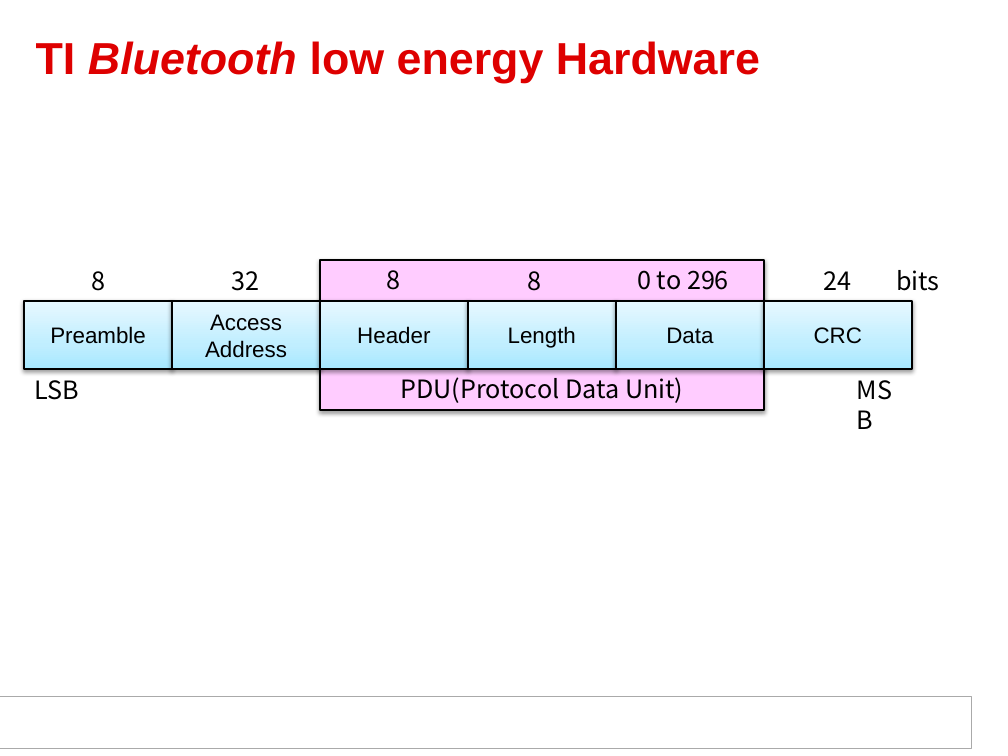
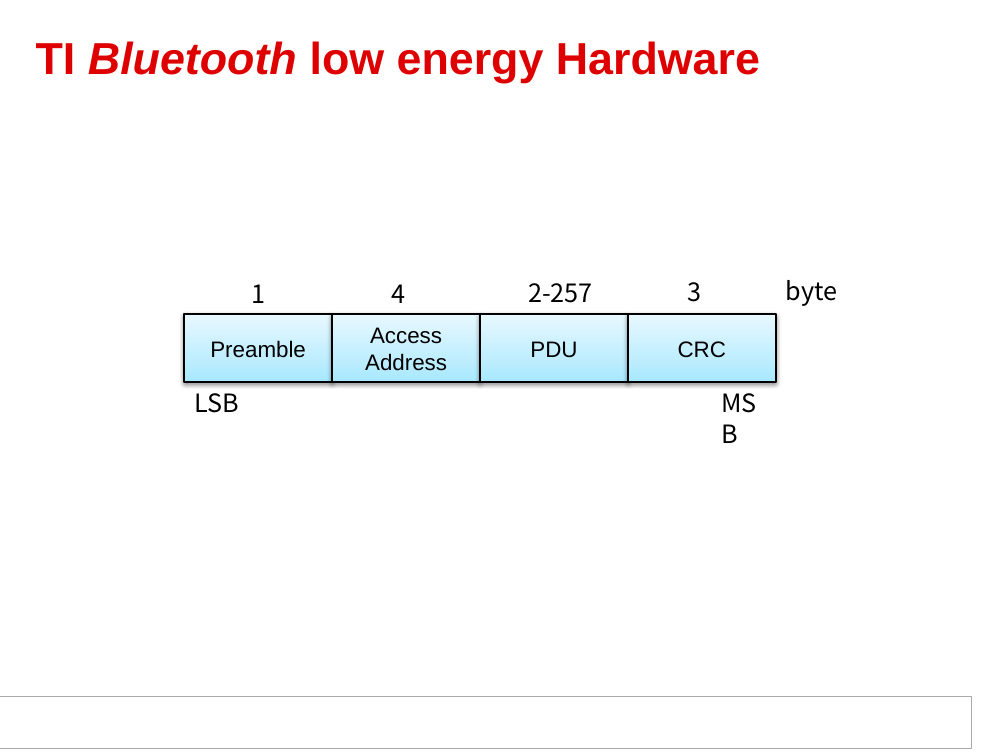
Before and after one commit to victor-zheng/BLE-Hand-Book, a slide deck: slide 4 of 低功耗蓝牙开发权威指南_Modify.pptx. Drawn at 1008x756 pixels with LibreOffice and Linux fonts; fonts in the diff are those of the drawing; background and template pictures are left out. Boxes give left, top, right and bottom in pixels: in the first picture for what was removed or moved away, otherwise in the second. Text is boxed around its words. In the diff, an @@ line names an element or a change of style, - is before the commit and + after.

```diff
--- a/低功耗蓝牙开发权威指南_Modify.pptx
+++ b/低功耗蓝牙开发权威指南_Modify.pptx
@@ text at box(251, 284, 265, 303): text changed @@
-8
+1
@@ text at box(392, 284, 406, 303): text changed @@
-32
+4
@@ text added at box(528, 283, 593, 303), 18 pt, text #000000 @@
+2-257
@@ text at box(687, 282, 701, 302): text changed @@
-24
+3
@@ text at box(786, 280, 838, 306): text changed @@
-bits
+byte
@@ 3 rectangles, 1 text: place and size @@
-3 rectangles, 1 text at box(24, 300, 468, 400)
+3 rectangles, 1 text at box(184, 314, 628, 413)
@@ rectangle "CRC": place and size @@
-rectangle "CRC" at box(764, 300, 912, 368)
+rectangle "CRC" at box(628, 314, 776, 382)
@@ text in rectangle at box(530, 341, 577, 358): text changed @@
-Header
+PDU
@@ group removed at box(320, 260, 764, 409): 4 texts, 3 rectangles @@
-8
-Length
-8
-Data
-0 to 296
-PDU(Protocol Data Unit)
@@ text "MSB": place and size @@
-text "MSB" at box(847, 369, 911, 409)
+text "MSB" at box(712, 383, 776, 423)
```
Also in this commit, not shown: 2 other slides changed, 2 slides added, 1 other file.
